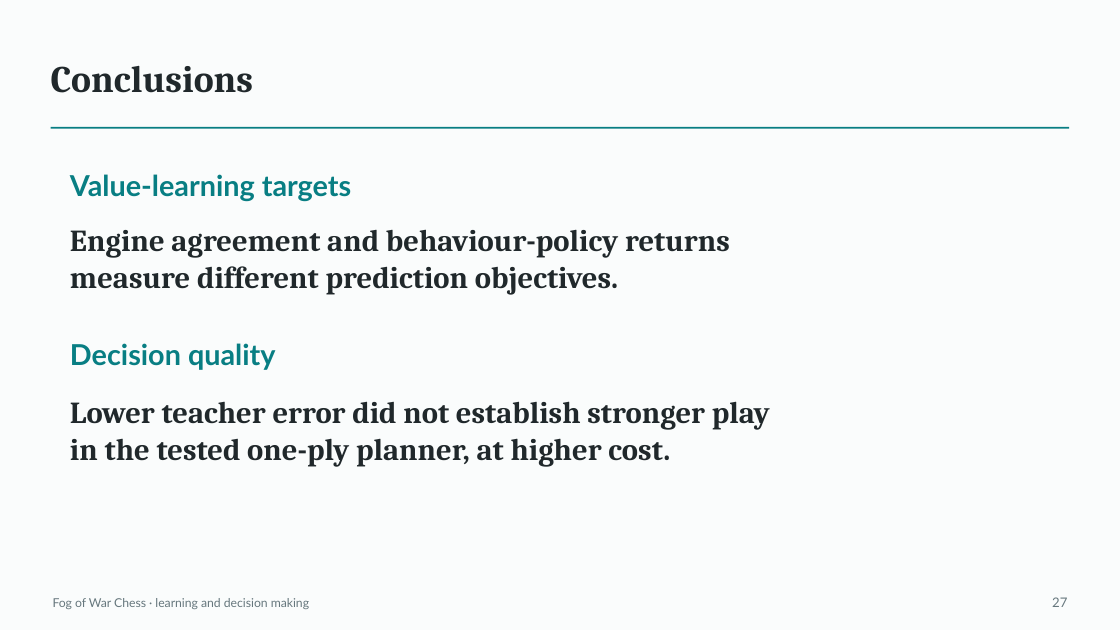
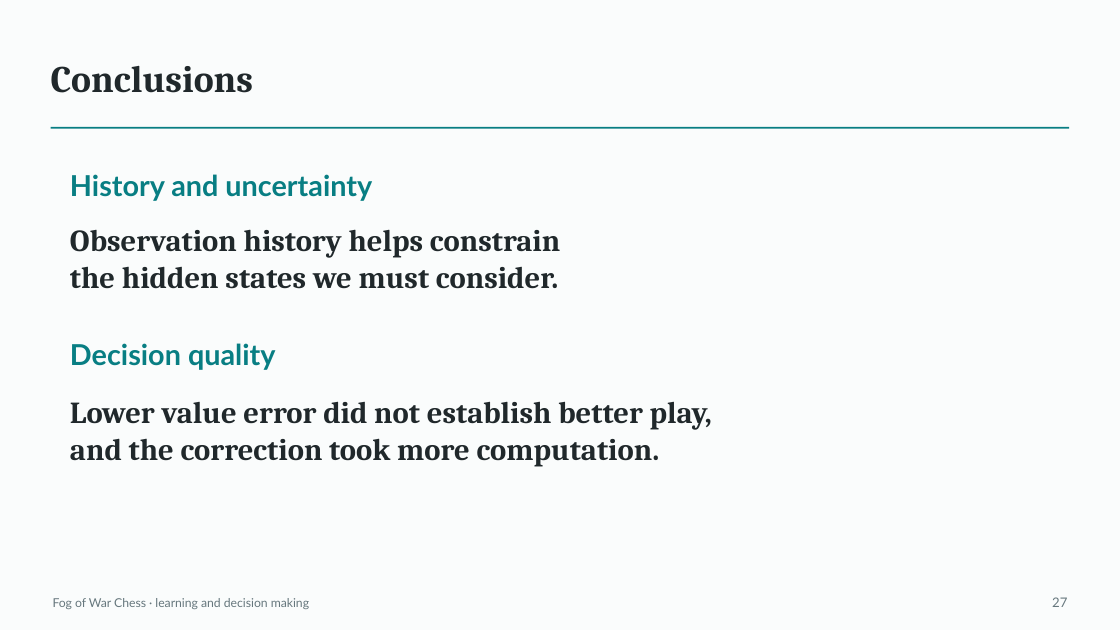
Before and after one commit to Mr-Teal/CS5446_project, a slide deck: slide 27 of docs/drafts/presentation-draft.pptx. Drawn at 1120x630 pixels with LibreOffice and Linux fonts; fonts in the diff are those of the drawing. Boxes give left, top, right and bottom in pixels: in the first picture for what was removed or moved away, otherwise in the second. Text is boxed around its words. In the diff, an @@ line names an element or a change of style, - is before the commit and + after.

```diff
--- a/docs/drafts/presentation-draft.pptx
+++ b/docs/drafts/presentation-draft.pptx
@@ text at <box>70,174,372,201</box>: text changed @@
-Value-learning targets
+History and uncertainty
@@ text at <box>70,229,560,289</box>: text changed @@
-Engine agreement and behaviour-policy returns
-measure different prediction objectives.
+Observation history helps constrain
+the hidden states we must consider.
@@ text at <box>70,401,712,467</box>: text changed @@
-Lower teacher error did not establish stronger play
-in the tested one-ply planner, at higher cost.
+Lower value error did not establish better play,
+and the correction took more computation.
```
Also in this commit, not shown: 10 other slides changed, 4 other files.
